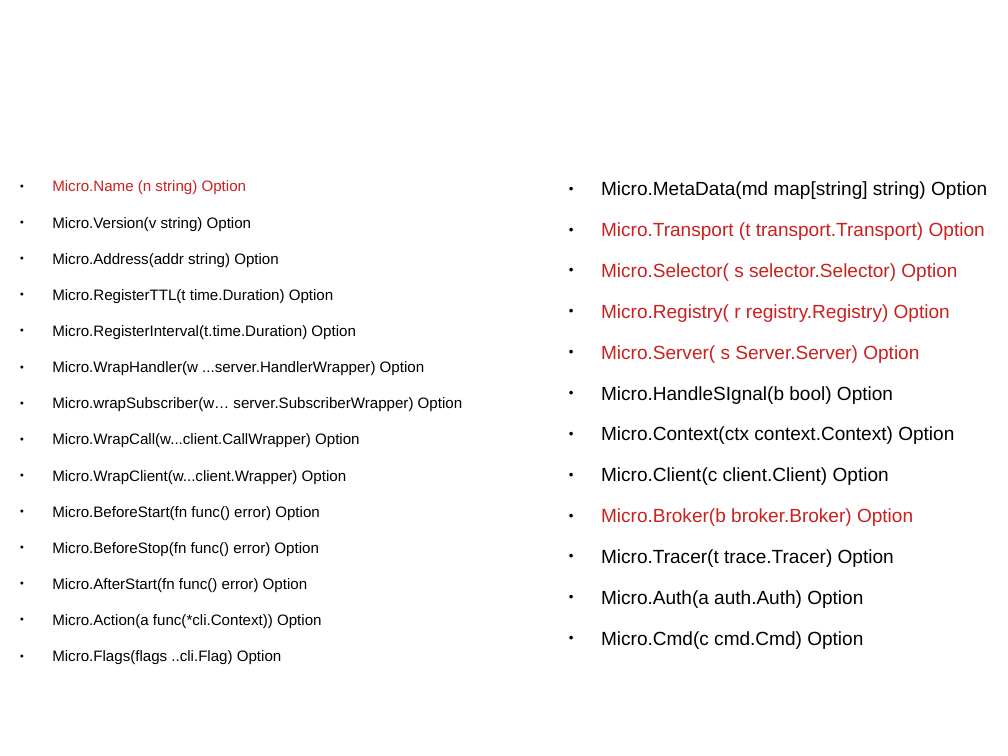
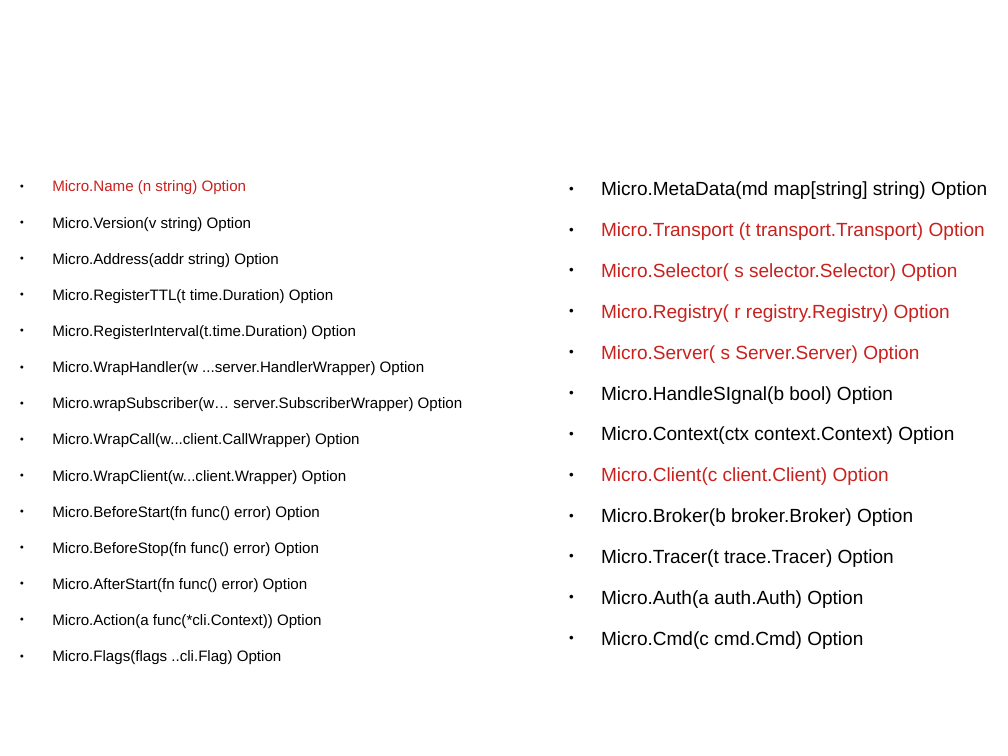
Before and after one commit to CommName/Go-micro-DemoApp, a slide deck: slide 14 of GoMicroUvod.pptx (slide 13 before the commit). Drawn at 1008x756 pixels with LibreOffice and Linux fonts; fonts in the diff are those of the drawing; background and template pictures are left out. Boxes give left, top, right and bottom in pixels: in the first picture for what was removed or moved away, otherwise in the second. Text is boxed around its words. In the diff, an @@ line names an element or a change of style, - is before the commit and + after.

```diff
--- a/GoMicroUvod.pptx
+++ b/GoMicroUvod.pptx
@@ text at (601, 467, 913, 526): text colour #000000 to #C9211E in "Micro.Client(c client.Client) Option"; text colour #C9211E to #000000 in "Micro.Broker(b broker.Broker) Option" @@
```
Also in this commit, not shown: 5 slides added, 4 other files.
